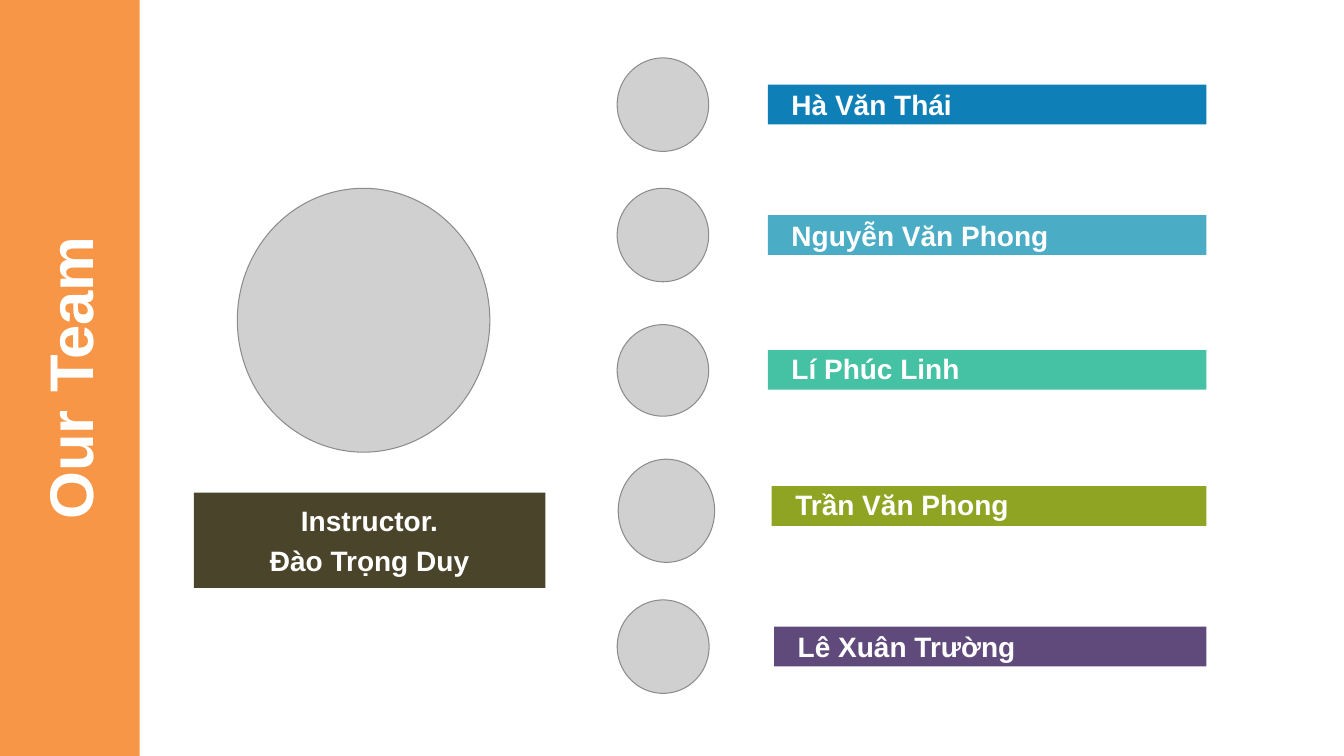
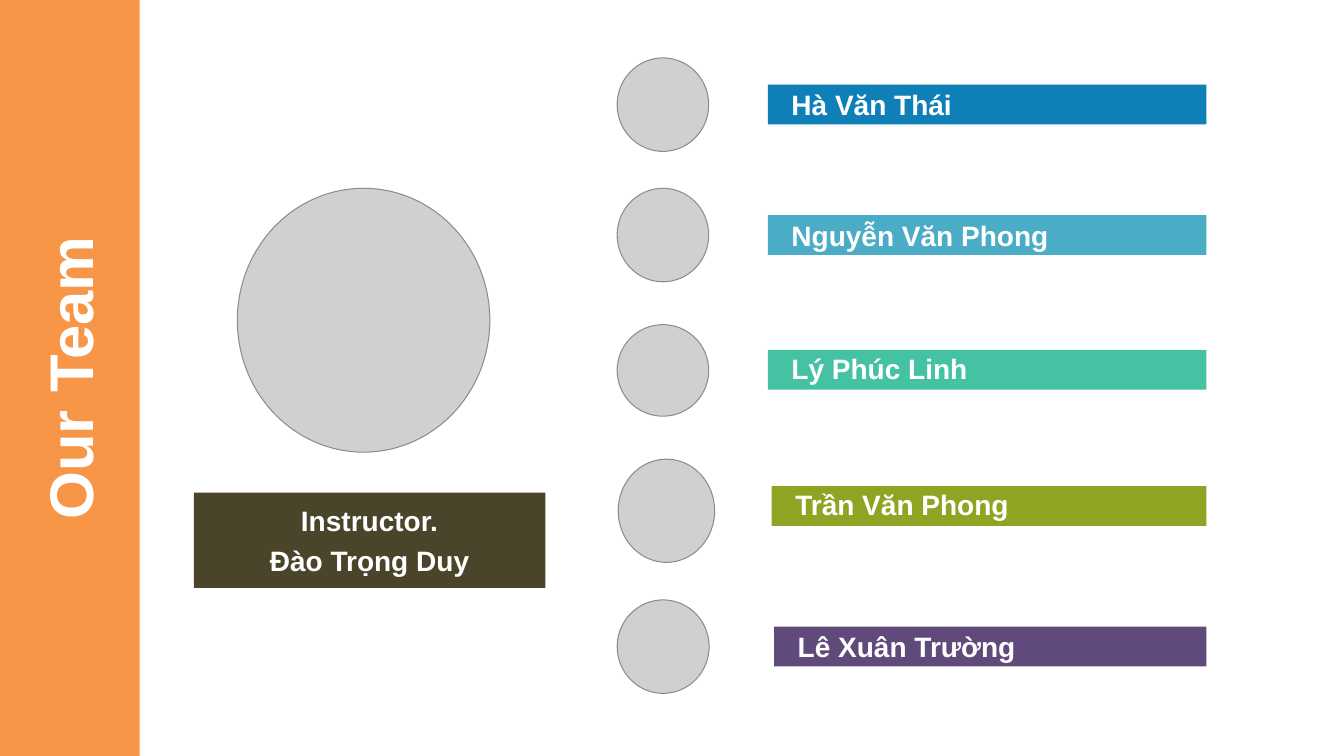
Before and after one commit to thaihavan/capstone_project, a slide deck: slide 2 of sources/docs/TripSharing.pptx. Drawn at 1344x756 pixels with LibreOffice and Linux fonts; fonts in the diff are those of the drawing; grey boxes stand for pictures. Boxes give left, top, right and bottom in pixels: in the first picture for what was removed or moved away, otherwise in the second. Text is boxed around its words. In the diff, an @@ line names an element or a change of style, - is before the commit and + after.

```diff
--- a/sources/docs/TripSharing.pptx
+++ b/sources/docs/TripSharing.pptx
@@ text at (791, 358, 967, 384): text changed @@
-Lí Phúc Linh
+Lý Phúc Linh
```
Also in this commit, not shown: 2 other slides changed, 1 slide removed.
